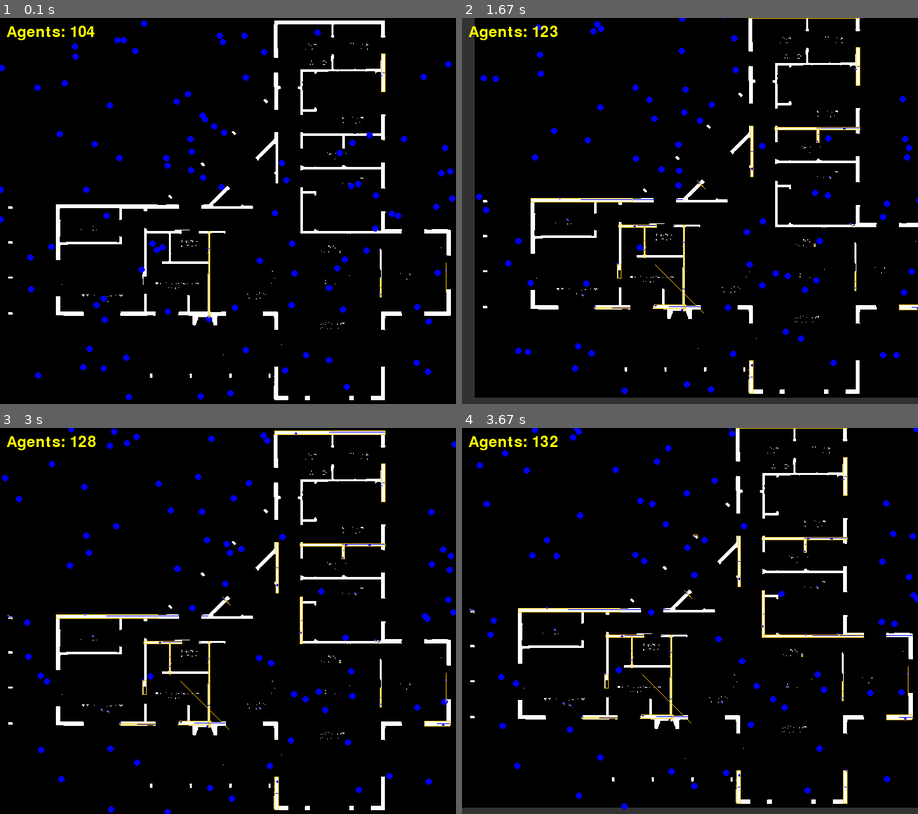
Above: before the commit, frames 1-4 (two rows, left to right).
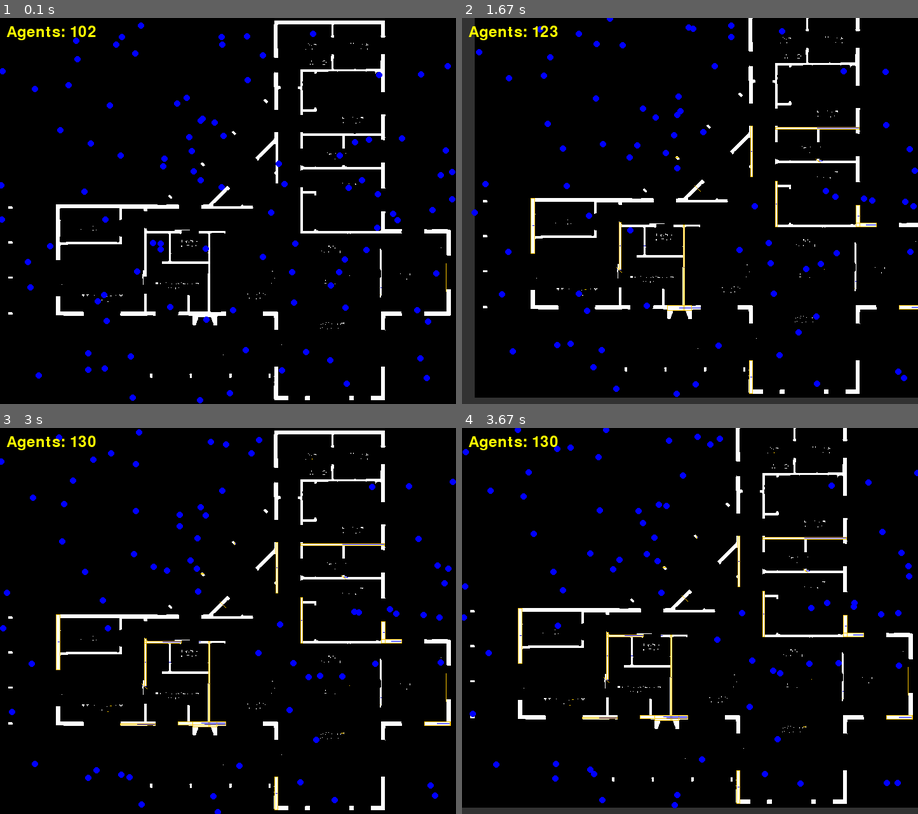
Above: after the commit, the same moments.

Repository: b62303411/house_gen
Game: pygame game, started from simulation.py
Two runs of this game, one before a commit and one after it. Both use one fixed random seed, a clock stepped at 60 frames per second and the inputs below.
Inputs:
- Up to frame 1 (0.1 s): no input
- Up to frame 2 (1.67 s): hold Right 0.33-0.8 s; hold Up 0.83-1.3 s; hold Right from 1.33 s (still down)
- Up to frame 3 (3 s): release Right at 1.8 s; hold Left 1.83-2.37 s; hold Down 2.4-2.87 s; hold Left from 2.9 s (still down)
- Up to frame 4 (3.67 s): release Left at 3.37 s; hold Up from 3.4 s (still down)

The runs differ from the first frame. In frame 1, 2.1% of the frame differs, in the area x 0-100%, y 0-100%; in frame 2, 3.1%; in frame 3, 3.2%; in frame 4, 3.1%.

Commit message:
rotation are now good and i think collision is to

Diff:
--- a/collision_box.py
+++ b/collision_box.py
@@ -9,7 +9,10 @@
         self.length = length
         self.rotation = rotation
         self.default_direction = (1,0)
+        self.corners = None
 
+    def get_area(self):
+        return self.width*self.length
     def get_direction(self):
         """
         Convert a rotation angle to a direction vector, assuming default direction is (1,0).
@@ -40,25 +43,23 @@
         return self.center_x, self.center_y
 
 
-    def collidepoint(self, x, y):
-            """Check if a given point (x,y) is inside the rotated rectangle."""
-            corners = self.calculate_corners()
+    def area_of_triangle(self, A, B, C):
+        return abs((A[0]*(B[1]-C[1]) + B[0]*(C[1]-A[1]) + C[0]*(A[1]-B[1])) / 2.0)
 
-            def cross(ax, ay, bx, by):
-                return ax * by - ay * bx
+    def is_point_inside(self, x, y):
+        corners = self.calculate_corners()
+        A, B, C, D = corners
+        P = (x, y)
 
-            inside = True
-            for i in range(4):
-                corner_a = corners[i]
-                corner_b = corners[(i + 1) % 4]
-                edge_x, edge_y = corner_b[0] - corner_a[0], corner_b[1] - corner_a[1]
-                point_x, point_y = x - corner_a[0], y - corner_a[1]
+        rect_area = self.area_of_triangle(A, B, C) + self.area_of_triangle(A, C, D)
+        area_sum = (
+            self.area_of_triangle(P, A, B) +
+            self.area_of_triangle(P, B, C) +
+            self.area_of_triangle(P, C, D) +
+            self.area_of_triangle(P, D, A)
+        )
 
-                if edge_x * point_y - edge_y * point_x < 0:
-                    inside = False
-                    break
-
-            return inside
+        return abs(rect_area - area_sum) < 1e-5
 
     def derive_direction_and_normal(self):
         angle_rad = math.radians(self.rotation)
@@ -71,9 +72,11 @@
 
         return direction, normal
     def calculate_corners(self):
+        if self.corners is not None:
+            return self.corners
         """Get OBB corner points in world coordinates"""
-        half_length = self.length / 2
-        half_width = self.width / 2
+        half_length = (self.length) / 2 -.5
+        half_width = (self.width) / 2 -.5
         direction,normal= self.derive_direction_and_normal()
 
         dir_vec = (direction[0] * half_length, direction[1] * half_length)
@@ -103,6 +106,6 @@
         corners = [top_left, top_right, bottom_right, bottom_left]
 
         # Apply pixel alignment (rounding) once at the end
-        c =[(int(round(x)), int(round(y))) for x, y in corners]
+        self.corners =[(int(round(x)), int(round(y))) for x, y in corners]
 
-        return c
+        return self.corners
--- a/mushroom_agent.py
+++ b/mushroom_agent.py
@@ -40,37 +40,45 @@
             self.state = "width_expansion"
         elif self.state == "width_expansion":
             self.width_ray_trace()
-            self.state = "perimeter_reaction"
+            self.state = "pruning"
+        elif self.state == "pruning":
+            self.prunning_phase()
         elif self.state == "perimeter_reaction":
             self.perimeter_reaction_phase()
             self.state = "growth" if self.has_growth_cells() else "done"
         elif self.state == "growth":
             self.growth_phase()
             self.state = "ray_trace" if self.has_growth_cells() else "done"
-        #min_x, max_x, min_y, max_y = self.ray_trace()
-        #self.update_bounding_box_and_center(min_x, max_x, min_y, max_y)
-
-    def calculate_rotation_from_direction(self,dx, dy):
+        # min_x, max_x, min_y, max_y = self.ray_trace()
+        # self.update_bounding_box_and_center(min_x, max_x, min_y, max_y)
+
+    def calculate_rotation_from_direction(self, dx, dy):
         angle_rad = math.atan2(dy, dx)
         angle_deg = math.degrees(angle_rad)
         # Normalize angle to nearest 45 degrees
         angle_deg = round(angle_deg / 45) * 45
         return angle_deg % 360
 
+    def prunning_phase(self):
+        if self.center_on_food():
+            pass
+        else:
+            self.alive = False
+
     def ray_trace_phase(self):
         """Determine the longest axis."""
-        dx,dy,cx,cy = self.ray_trace()
+        dx, dy, cx, cy = self.ray_trace()
 
         self.stem_length = int(max(abs(dx), abs(dy)))
-        self.collision_box.length=self.stem_length
-        self.collision_box.width =int(min(abs(dx),abs(dy)))
-        self.collision_box.center_y=cy
-        self.collision_box.center_x=cx
-        angle = self.calculate_rotation_from_direction(dx,dy)
-        self.collision_box.rotation=angle
+        self.collision_box.length = self.stem_length
+        self.collision_box.width = int(min(abs(dx), abs(dy)))
+        self.collision_box.center_y = cy
+        self.collision_box.center_x = cx
+        angle = self.calculate_rotation_from_direction(dx, dy)
+        self.collision_box.rotation = angle
         direction = (1, 0) if abs(dx) > abs(dy) and dx > 0 else (-1, 0) if abs(dx) > abs(dy) else (
             0, 1) if dy > 0 else (0, -1)
-        x,y = self.collision_box.get_center()
+        x, y = self.collision_box.get_center()
 
         print(
             f"Mushroom {self.id}: Ray trace - length={self.stem_length}, direction={direction}, center=({x}, {y})")
@@ -148,21 +156,8 @@
             min_parallel = min(min_parallel, left_projection, right_projection)
             max_parallel = max(max_parallel, left_projection, right_projection)
 
-            #self.min_x = self.center_x - min_parallel / 2
-            #self.max_x = self.center_x + min_parallel / 2
-
         # Stem width is the difference between max and min projections
         stem_width = max_parallel - min_parallel
-
-        # Update bounding box (if needed)
-        #self.min_x = self.center_x - min_thikness / 2
-        #self.max_x = self.center_x + min_thikness / 2
-        #self.min_y = min_parallel * normal[1]
-        #self.max_y = max_parallel * normal[1]
-
-        # Calculate center point of the bounding box
-        #self.center_x = (self.min_x + self.max_x) / 2.0
-        #self.center_y = (self.min_y + self.max_y) / 2.0
 
     def trace_food_boundary(self, x, y, dx, dy):
         """Trace in a direction while food is present, return steps taken."""
@@ -244,7 +239,7 @@
 
     def ray_trace(self):
         center_x, center_y = self.get_center()
-        values = self.scan_for_walls(center_x,center_y,self.collision_box.get_direction())
+        values = self.scan_for_walls(center_x, center_y, self.collision_box.get_direction())
         return values
 
     def measure_extent(self, x, y, dx, dy):
@@ -258,8 +253,8 @@
         while 0 <= x < width and 0 <= y < height and self.world.is_food(int(x), int(y)):
             x -= dx
             y -= dy
-            min_x=x
-            min_y=y
+            min_x = x
+            min_y = y
 
         # Step 2: Move one step forward to set the actual starting point
         x += dx
@@ -274,21 +269,21 @@
             max_x = x
             max_y = y
 
-        return (steps,min_x,min_y,max_x,max_y)  # The total step count along this direction
+        return (steps, min_x, min_y, max_x, max_y)  # The total step count along this direction
 
     def scan_for_walls(self, x, y, direction):
         lengths = []
-        directions = [(1,0),(0,1)]
-        min_x =900
-        min_y =900
-        max_x =0
+        directions = [(1, 0), (0, 1)]
+        min_x = 900
+        min_y = 900
+        max_x = 0
         max_y = 0
         for d in directions:
-            data = self.measure_extent(x,y,d[0],d[1])
-            min_x = min(data[1]+1,min_x)
-            min_y = min(data[2]+1, min_y)
-            max_x = max(data[3]-1,max_x)
-            max_y = max(data[4]-1,max_y)
+            data = self.measure_extent(x, y, d[0], d[1])
+            min_x = min(data[1] + 1, min_x)
+            min_y = min(data[2] + 1, min_y)
+            max_x = max(data[3] - 1, max_x)
+            max_y = max(data[4] - 1, max_y)
             lengths.append(data)
         # Step 3: Compute floating-point center
         center_x = (min_x + max_x) / 2.0
@@ -296,7 +291,7 @@
         lenght_x = lengths[0][0]
         lenght_y = lengths[1][0]
 
-        return (lenght_x,lenght_y,center_x,center_y)
+        return (lenght_x, lenght_y, center_x, center_y)
 
     def scan_for_blockages(self, dx, dy):
         steps = 0
@@ -319,9 +314,9 @@
         self.collision_box.center_x = (min_x + max_x) / 2.0
         self.collision_box.center_y = (min_y + max_y) / 2.0
 
-    def draw(self, screen,vp):
+    def draw(self, screen, vp):
         for cell in self.root_cells:
-            sx,sy  = vp.convert(cell.x,cell.y)
+            sx, sy = vp.convert(cell.x, cell.y)
             if cell.is_root:
                 colour = (100, 200, 160)
             elif cell.is_stem:
@@ -335,9 +330,14 @@
         corners = self.collision_box.calculate_corners()
         corners_ = []
         for c in corners:
-            cp =vp.convert(c[0],c[1])
+            cp = vp.convert(c[0], c[1])
             corners_.append(cp)
         pygame.draw.polygon(screen, (255, 200, 0), corners_, 1)
+
+    def center_on_food(self):
+        x, y = self.collision_box.get_center()
+        return self.world.is_food(x, y)
+
     def can_merge_with(self, other):
         if not isinstance(other, Mushroom) or self is other:
             return False
@@ -370,7 +370,7 @@
 
     def collidepoint(self, x, y):
         rect = self.get_world_rect()
-        return rect.collidepoint(x, y)
+        return rect.is_point_inside(x, y)
 
     def get_world_rect(self):
         return self.collision_box
--- a/mushroom_tests.py
+++ b/mushroom_tests.py
@@ -54,11 +54,18 @@
         self.mushroom.run()
         corners = self.mushroom.collision_box.calculate_corners()
         bottom_right = corners [0]
+        other = corners [1]
         top_let = corners[2]
-        self.assertEqual(top_let[0],2)
+
+        self.assertEqual(top_let[0], 11)
         self.assertEqual(top_let[1], 4)
-        self.assertEqual(bottom_right[0],11)
+        self.assertEqual(bottom_right[0],2)
         self.assertEqual(bottom_right[1], 6)
+        self.assertEqual(other[0], 11)
+        self.assertEqual(other[1], 6)
+        for c in corners:
+            self.assertTrue(self.mushroom.collidepoint(c[0],c[1]))
+        self.assertTrue(self.mushroom.center_on_food())
         #self.assertEqual(self.mushroom.max_x,11)
         #self.assertEqual(self.mushroom.min_y,4)
         #self.assertEqual(self.mushroom.max_y,6)
--- a/simulation.py
+++ b/simulation.py
@@ -131,7 +131,8 @@
 
             # Draw ants (scaled)
             for ant in world.agents:
-                ant.draw(screen, vp)
+                if ant.alive:
+                    ant.draw(screen, vp)
             # Render the number of agents in the top-left corner
             text_surface = f.render(f"Agents: {len(world.agents)}", True, (255, 255, 0))
             screen.blit(text_surface, (10, 10))  # Position (x=10, y=10)
